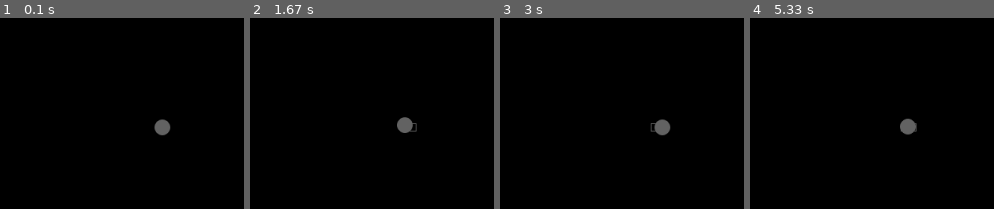
Above: before the commit, frames 1-4 (left to right).
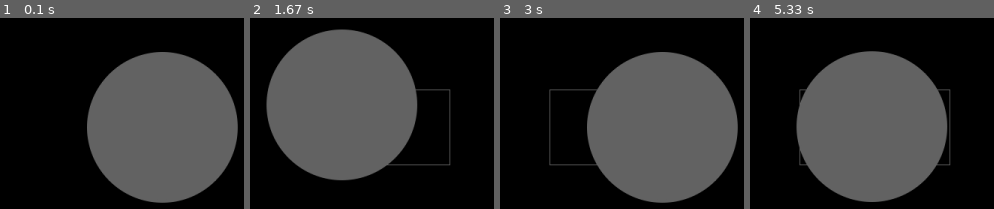
Above: after the commit, the same moments.

Repository: MathewKJ2048/pygame-jam-spring-2025
Game: pygame game, started from src/main.py
Two runs of this game, one before a commit and one after it. Both use one fixed random seed, a clock stepped at 60 frames per second and the inputs below.
Inputs:
- Up to frame 1 (0.1 s): no input
- Up to frame 2 (1.67 s): hold Right 0.33-0.8 s; hold Up 0.83-1.13 s; hold Right 1.17-1.63 s
- Up to frame 3 (3 s): hold Left 1.67-2.2 s; hold Down 2.23-2.53 s; hold Left 2.57-2.97 s
- Up to frame 4 (5.33 s): hold Up 3-3.37 s; hold Right 3.4-4.03 s; hold Down 4.07-4.43 s; hold Left 4.47-4.93 s; hold Right from 4.97 s (still down)

The runs differ from the first frame. In frame 1, 38% of the frame differs, in the area x 35-98%, y 17-97%; in frame 2, 39%, in the area x 6-82%, y 5-85%; in frame 3, 39%; in frame 4, 38%.

Commit message:
added space creation

Diff:
--- a/src/conf.py
+++ b/src/conf.py
@@ -16,4 +16,4 @@
 
 SUBDIVISION = 4
 
-CAMERA_CONSTANT_SCALE = 10
+CAMERA_CONSTANT_SCALE = 100
